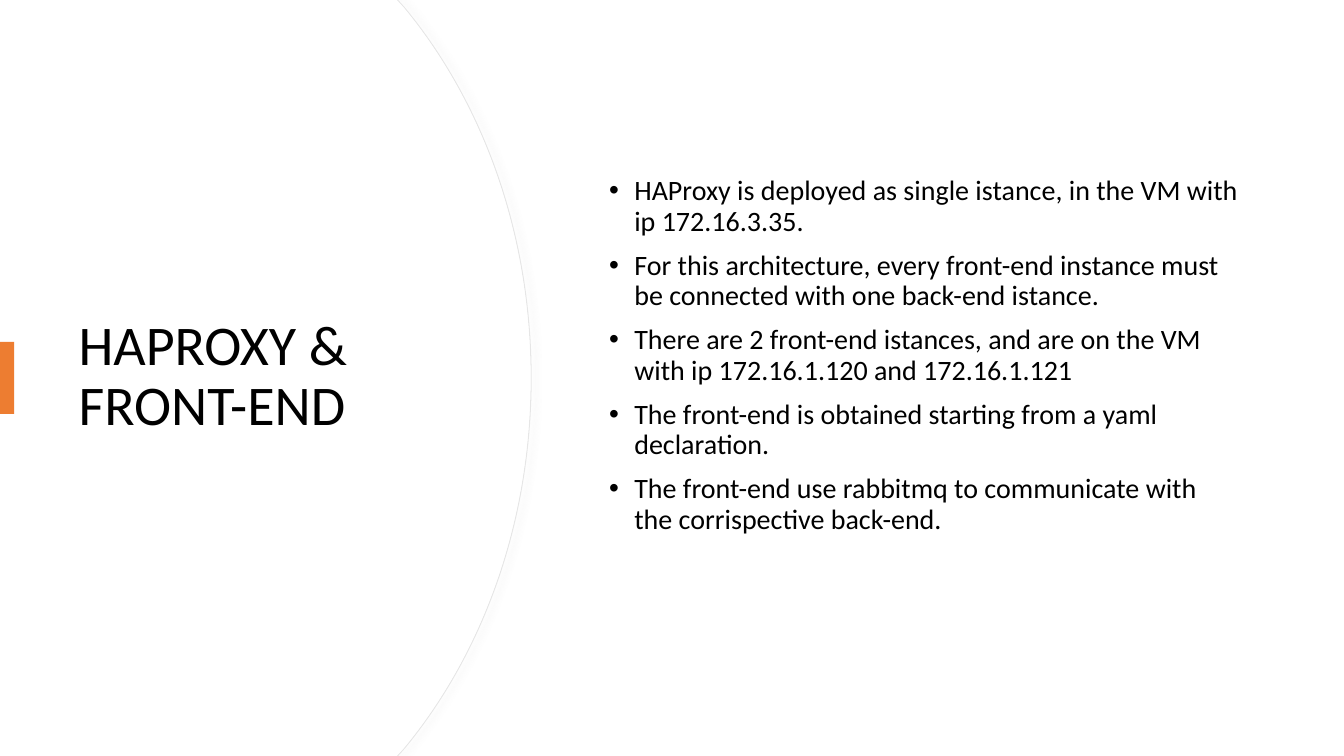
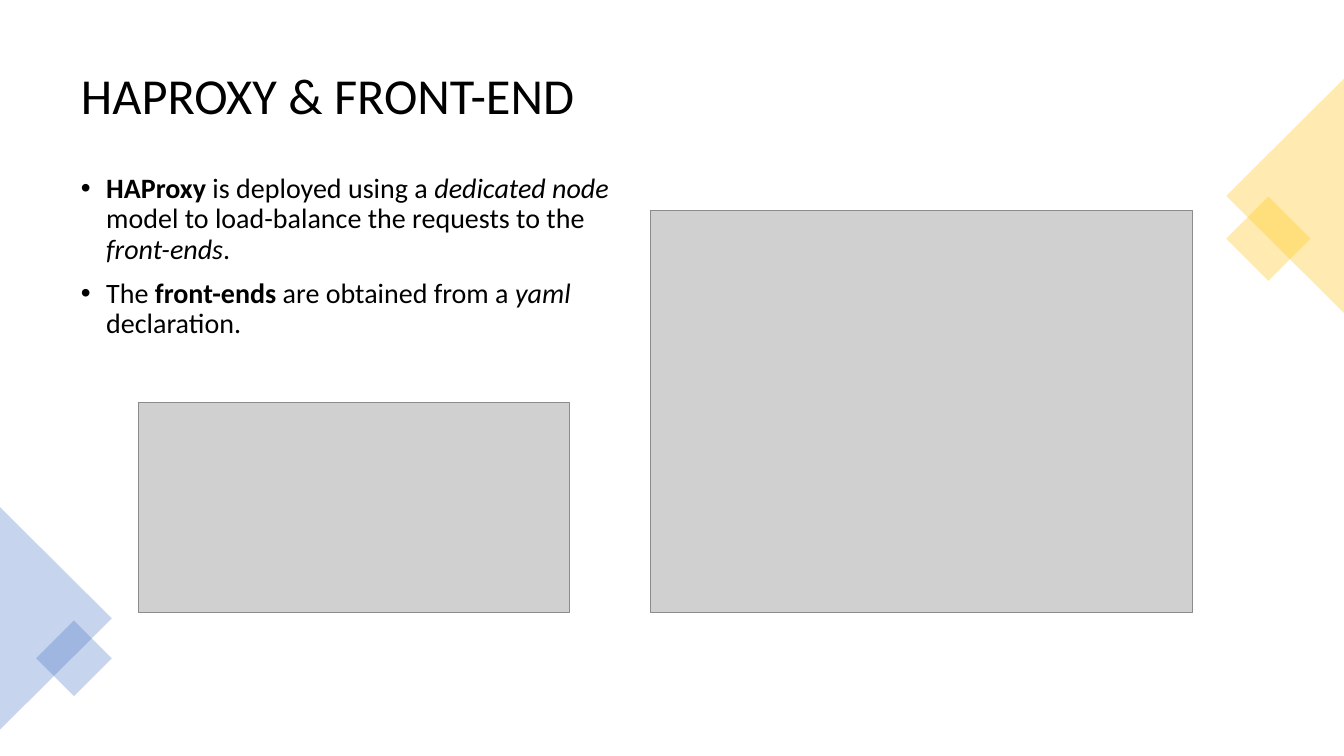
Before and after one commit to unipi-fr/CloudProgramming, a slide deck: slide 4 of Presentazione/CCPresentation.pptx. Drawn at 1344x756 pixels with LibreOffice and Linux fonts; fonts in the diff are those of the drawing; grey boxes stand for pictures. Boxes give left, top, right and bottom in pixels: in the first picture for what was removed or moved away, otherwise in the second. Text is boxed around its words. In the diff, an @@ line names an element or a change of style, - is before the commit and + after.

```diff
--- a/Presentazione/CCPresentation.pptx
+++ b/Presentazione/CCPresentation.pptx
@@ freeform shape removed at [0, 0, 531, 756] @@
@@ freeform shape removed at [0, 0, 530, 756] @@
@@ title "HAPROXY & FRONT-END": place and size @@
-title "HAPROXY & FRONT-END" at [79, 328, 346, 426]
+title "HAPROXY & FRONT-END" at [81, 81, 574, 115]
@@ title "HAPROXY & FRONT-END" at [81, 81, 574, 115]: size 40 to 36 pt @@
@@ triangle added at [1227, 79, 1344, 314], fill #FFC000 at 30% opacity @@
@@ text "HAProxy is deployed using a ..." at [106, 178, 609, 334]: vertical alignment middle to top @@
@@ text at [106, 178, 609, 334]: text changed @@
-• HAProxy is deployed as single istance, in the VM with ip 172.16.3.35.
-• For this architecture, every front-end instance must be connected with one back-end istance.
-• There are 2 front-end istances, and are on the VM with ip 172.16.1.120 and 172.16.1.121
-• The front-end is obtained starting from a yaml declaration.
-• The front-end use rabbitmq to communicate with the corrispective back-end.
+• HAProxy is deployed using a dedicated node model to load-balance the requests to the front-ends.
+• The front-ends are obtained from a yaml declaration.
@@ rectangle added at [1227, 196, 1311, 281], fill #FFC000 at 30% opacity @@
@@ picture added at [650, 211, 1193, 612] @@
@@ rectangle removed at [0, 342, 14, 414] @@
@@ picture added at [138, 402, 570, 613] @@
@@ triangle added at [0, 507, 112, 730], fill #4472C4 at 30% opacity @@
@@ rectangle added at [36, 620, 112, 696], fill #4472C4 at 30% opacity @@
```
Also in this commit, not shown: 3 other slides changed, 2 slides added, 3 slides removed, 6 other files.
